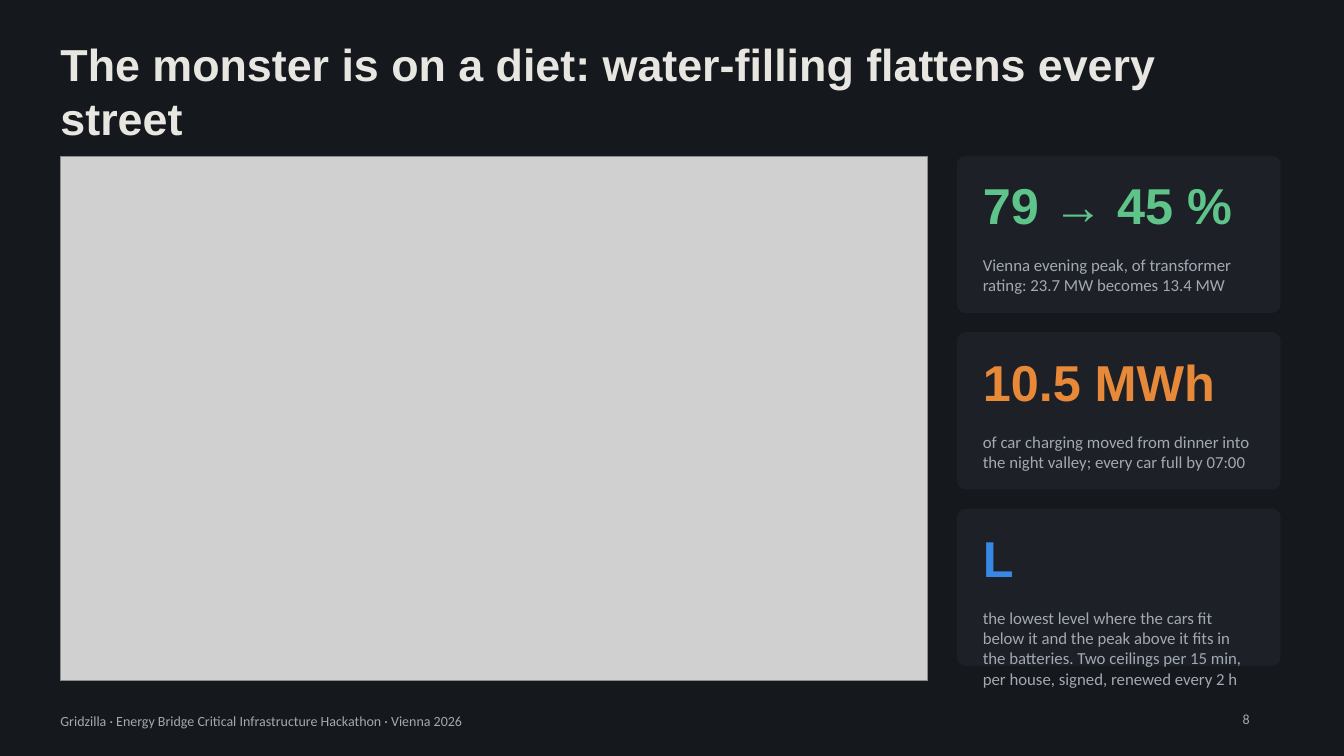
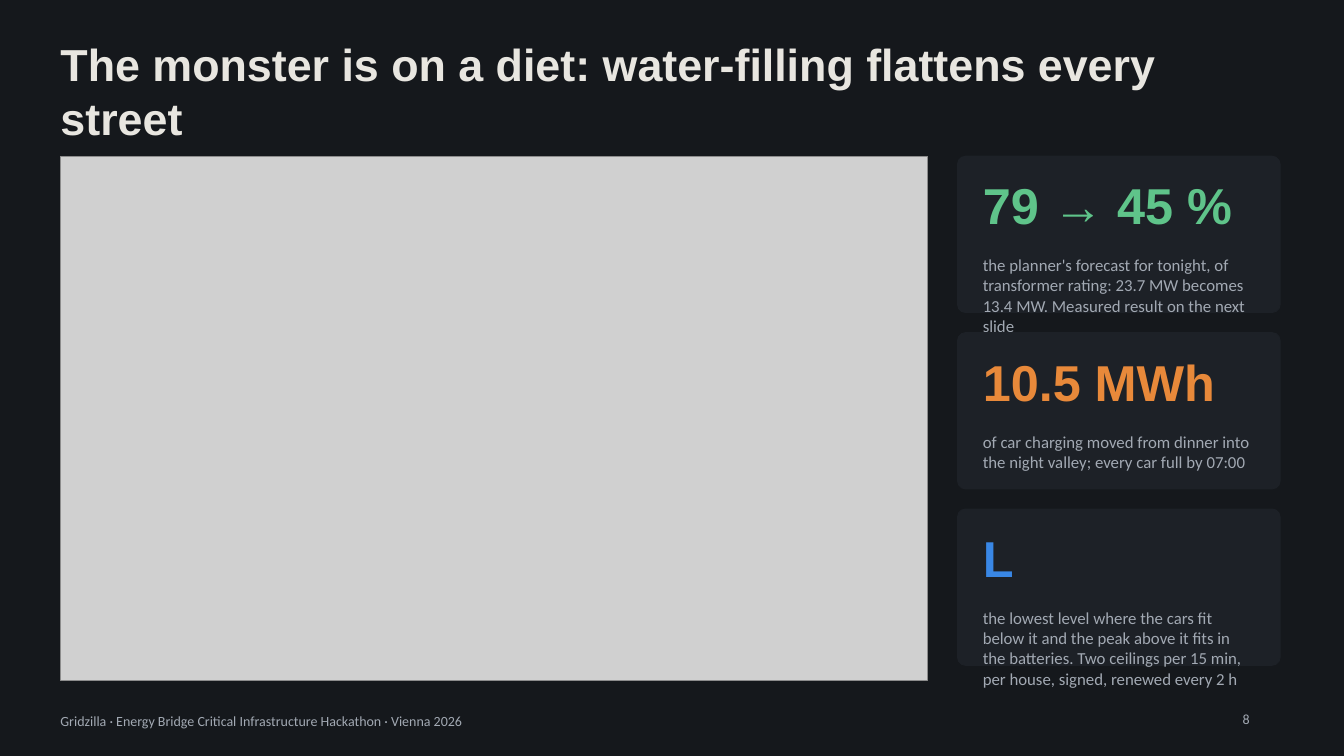
Before and after one commit to mathewstars/Gridzilla, a slide deck: slide 8 of docs/Gridzilla-pitch.pptx. Drawn at 1344x756 pixels with LibreOffice and Linux fonts; fonts in the diff are those of the drawing; grey boxes stand for pictures. Boxes give left, top, right and bottom in pixels: in the first picture for what was removed or moved away, otherwise in the second. Text is boxed around its words. In the diff, an @@ line names an element or a change of style, - is before the commit and + after.

```diff
--- a/docs/Gridzilla-pitch.pptx
+++ b/docs/Gridzilla-pitch.pptx
@@ text at <box>983,259,1245,312</box>: text changed @@
-Vienna evening peak, of transformer rating: 23.7 MW becomes 13.4 MW
+the planner's forecast for tonight, of transformer rating: 23.7 MW becomes 13.4 MW. Measured result on the next slide
```
Also in this commit, not shown: 1 other slide changed, 1 other file.
